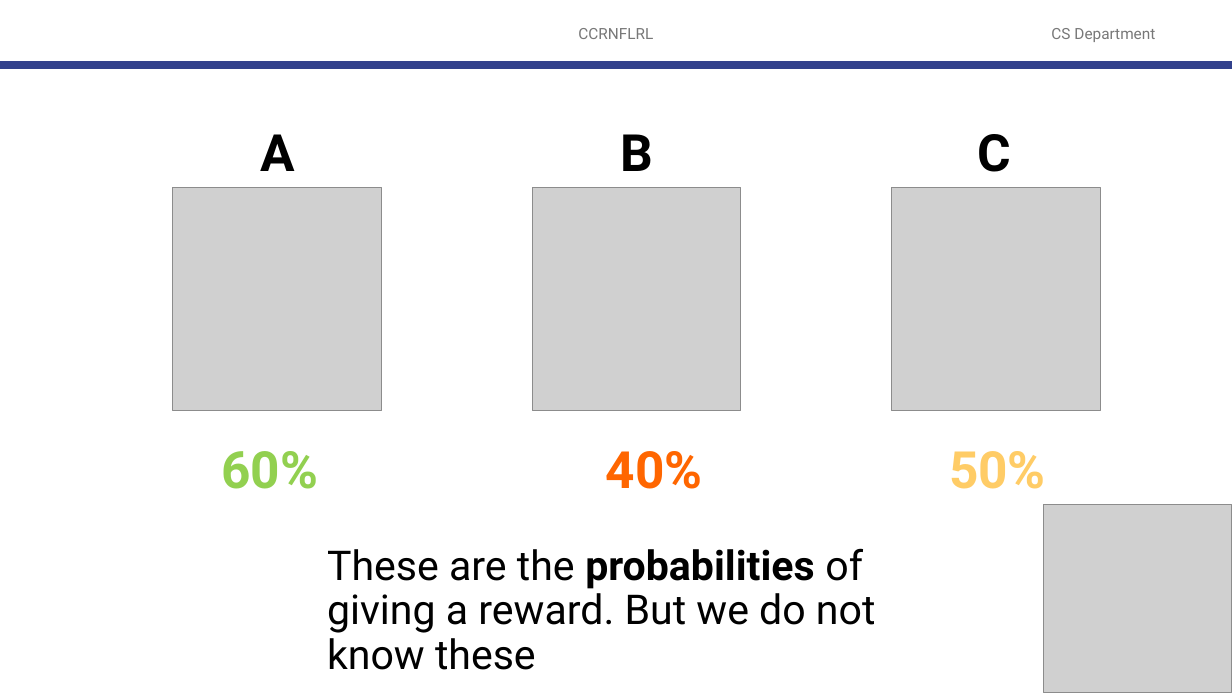
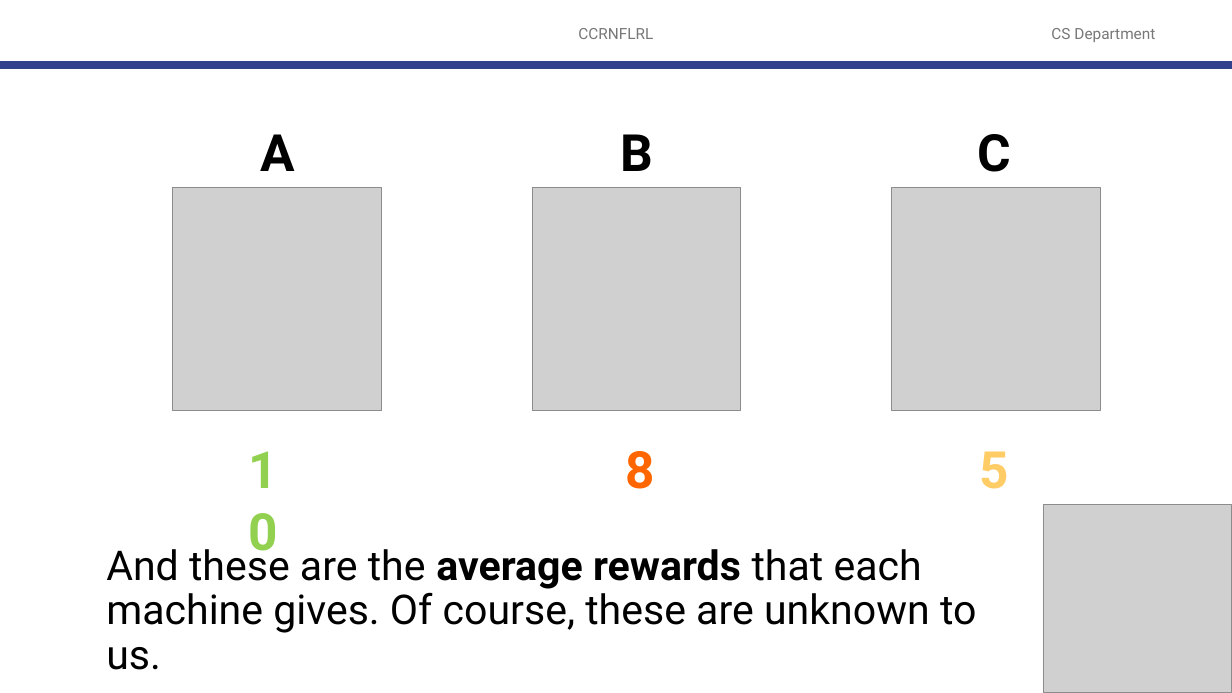
Before and after one commit to robitussin/CCRNFLRL, a slide deck: slide 21 of 9 - Exploration and Exploitation/Exploration and Exploitation.pptx (slide 20 before the commit). Drawn at 1232x693 pixels with LibreOffice and Linux fonts; fonts in the diff are those of the drawing; grey boxes stand for pictures; background and template pictures are left out. Boxes give left, top, right and bottom in pixels: in the first picture for what was removed or moved away, otherwise in the second. Text is boxed around its words. In the diff, an @@ line names an element or a change of style, - is before the commit and + after.

```diff
--- a/9 - Exploration and Exploitation/Exploration and Exploitation.pptx
+++ b/9 - Exploration and Exploitation/Exploration and Exploitation.pptx
@@ text at <box>221,451,318,489</box>: text changed @@
-60%
+10
@@ text at <box>625,451,654,489</box>: text changed @@
-40%
+8
@@ text at <box>980,451,1009,489</box>: text changed @@
-50%
+5
@@ text at <box>106,542,976,633</box>: text changed @@
-These are the probabilities of giving a reward. But we do not know these
+And these are the average rewards that each machine gives. Of course, these are unknown to us.
```
Also in this commit, not shown: 31 other slides changed, 46 slides added, 12 slides removed, 1 other file.
